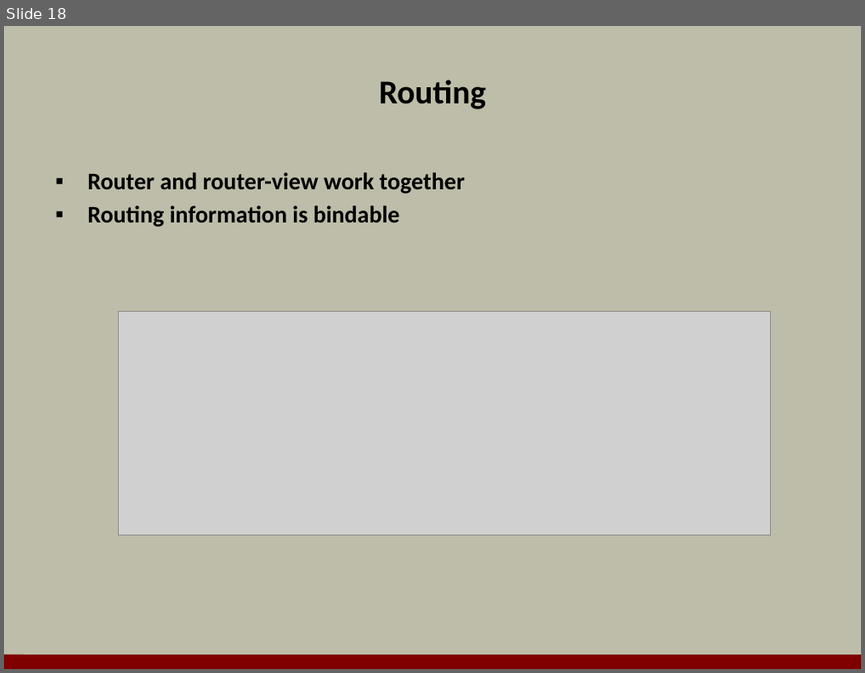
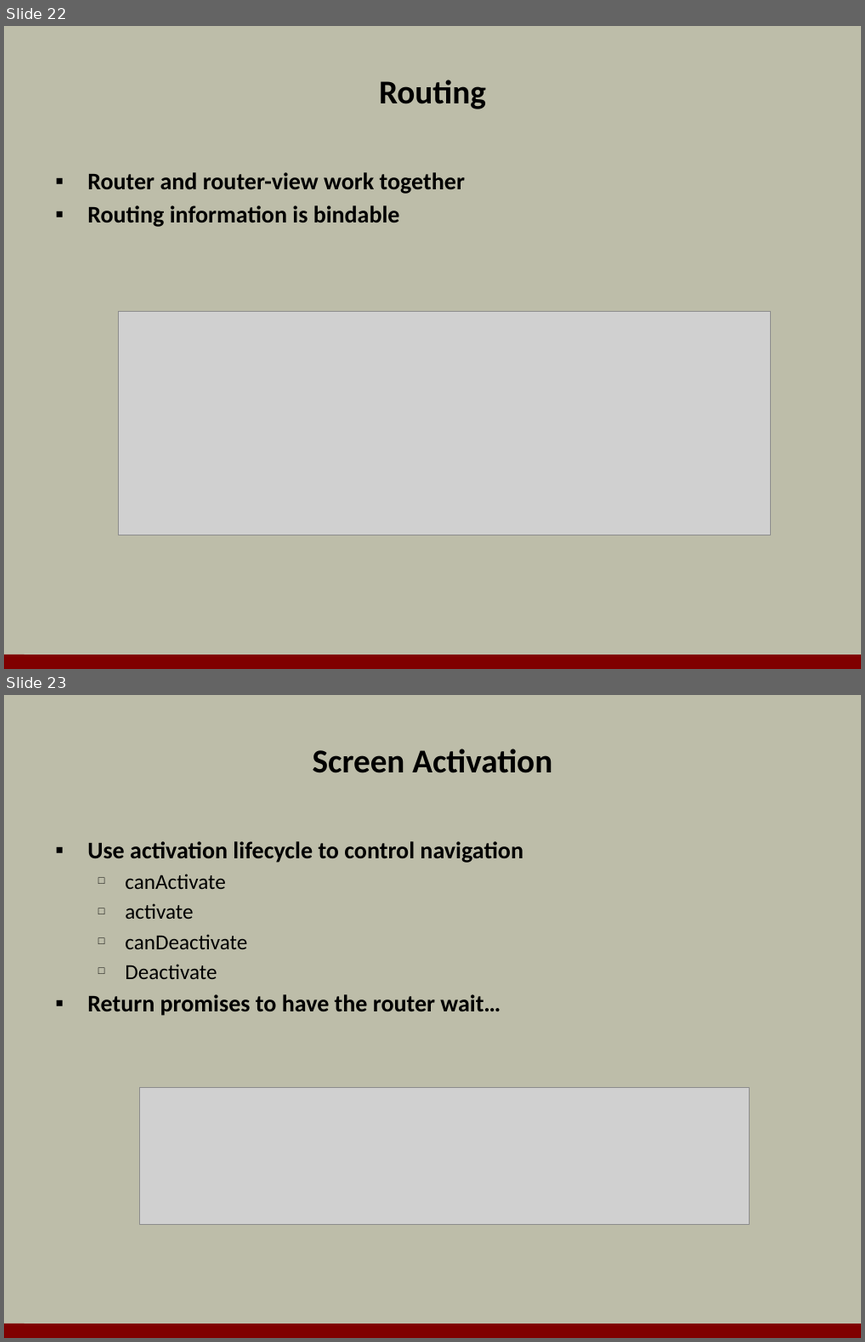
Before and after one commit to OdeToCode/classes, a slide deck: angularjs/slides/a1_aurelia.pptx. Shown one above the other, each under a label of ours: slide 18 before the commit, slides 22 and 23 after it. The pictures are 865x673 and 865x1342 pixels, drawn with LibreOffice and Linux fonts; fonts in the diff are those of the drawing; grey boxes stand for pictures; background and template pictures are left out. Boxes give left, top, right and bottom in pixels: in the first picture for what was removed or moved away, otherwise in the second. Text is boxed around its words. In the diff, an @@ line names an element or a change of style, - is before the commit and + after.

```diff
--- a/angularjs/slides/a1_aurelia.pptx
+++ b/angularjs/slides/a1_aurelia.pptx
@@ slide 23 added at (4, 695, 861, 1338), background #BDBDA9; not listed: 1 template element that a slide beside it also shows @@
@@ title added at (313, 749, 552, 773), 28 pt, text #000000, bold @@
+Screen Activation
@@ text added at (87, 841, 523, 1015), 20 pt, text #000000, bold @@
+▪ Use activation lifecycle to control navigation
+  □ canActivate
+  □ activate
+  □ canDeactivate
+  □ Deactivate
+▪ Return promises to have the router wait…
@@ picture added at (139, 1088, 749, 1224) @@
@@ what was slide 18 is now slide 22 @@
```
Also in this commit, not shown: 7 other slides added, 1 slide removed, 1 other file.
